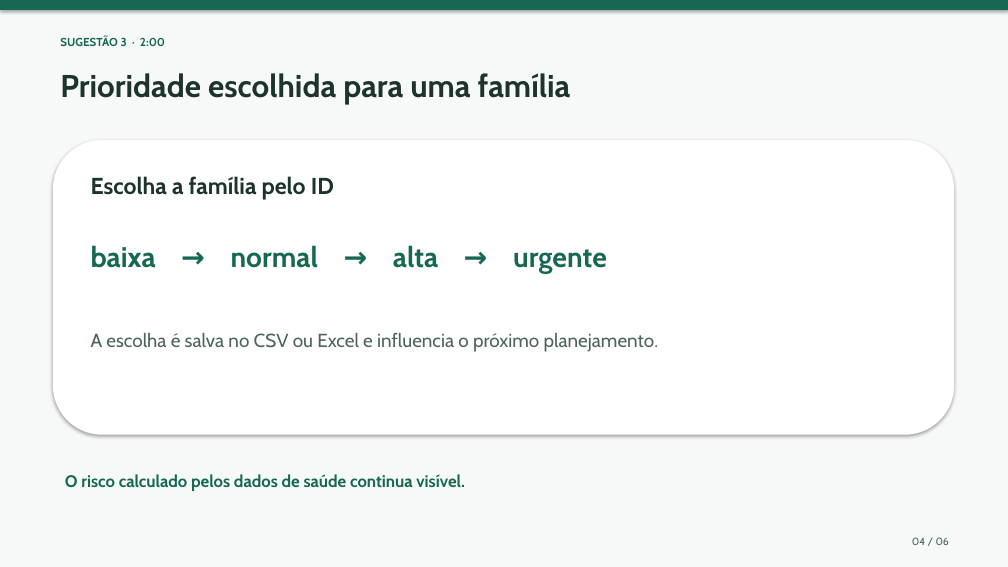
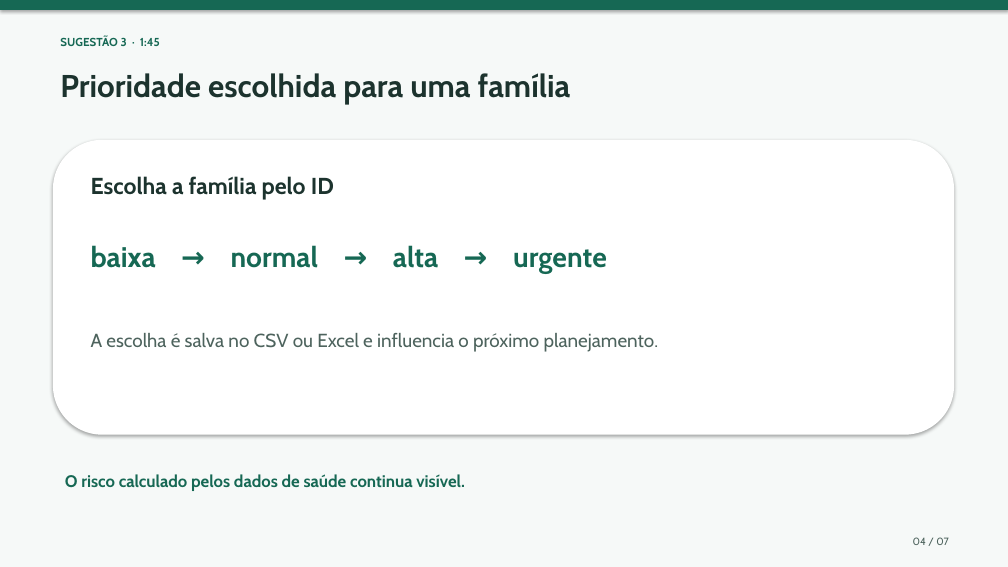
Before and after one commit to tobiasMarion/mTSP-health-router, a slide deck: slide 4 of Checkpoint_profissionais_de_saude.pptx. Drawn at 1008x567 pixels with LibreOffice and Linux fonts; fonts in the diff are those of the drawing. Boxes give left, top, right and bottom in pixels: in the first picture for what was removed or moved away, otherwise in the second. Text is boxed around its words. In the diff, an @@ line names an element or a change of style, - is before the commit and + after.

```diff
--- a/Checkpoint_profissionais_de_saude.pptx
+++ b/Checkpoint_profissionais_de_saude.pptx
@@ text at box(60, 38, 160, 46): text changed @@
-SUGESTÃO 3 · 2:00
+SUGESTÃO 3 · 1:45
@@ text at box(913, 537, 949, 545): text changed @@
-04 / 06
+04 / 07
```
Also in this commit, not shown: 4 other slides changed, 1 slide added.
